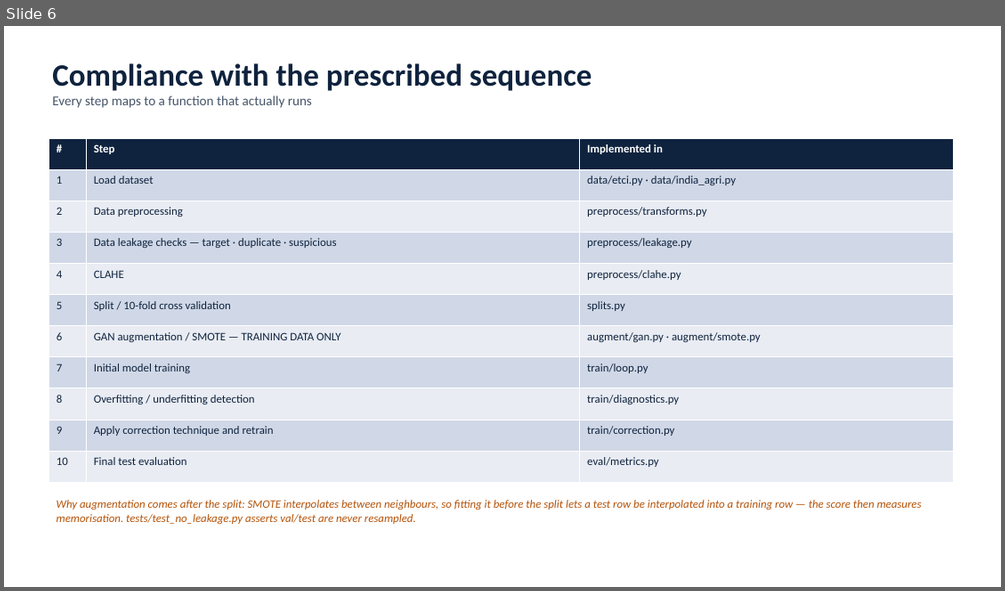
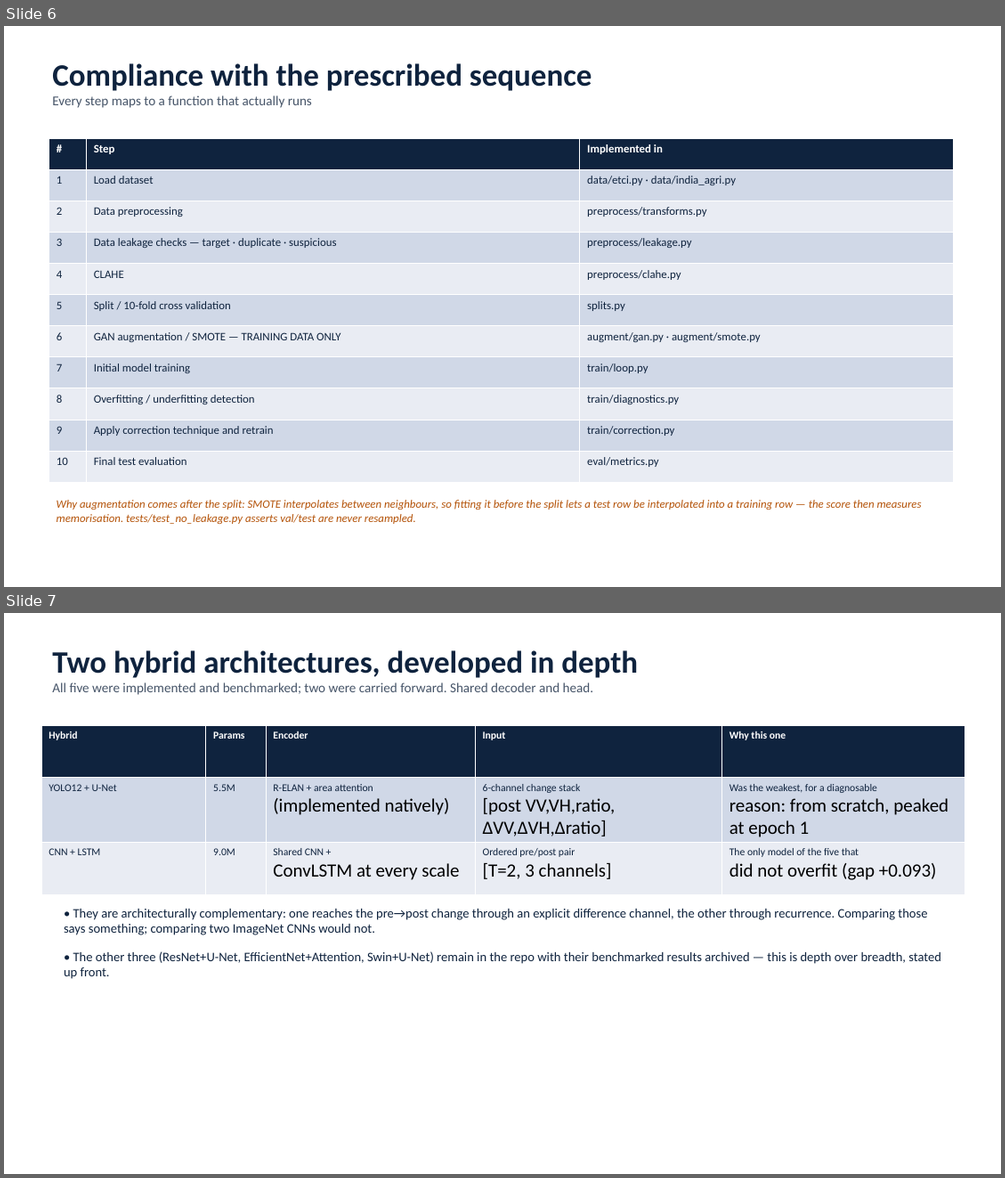
Before and after one commit to tejgokani/flood-crop-damage-ai, a slide deck: slides/Techathon_PS6.pptx. Shown one above the other, each under a label of ours: slide 6 before the commit, slides 6 and 7 after it. The pictures are 1005x591 and 1005x1178 pixels, drawn with LibreOffice and Linux fonts; fonts in the diff are those of the drawing. Boxes give left, top, right and bottom in pixels: in the first picture for what was removed or moved away, otherwise in the second. Text is boxed around its words. In the diff, an @@ line names an element or a change of style, - is before the commit and + after.

Commit message:
feat(report,slides): cross-validated results, merged across separately-run models
cv_report.load() now assembles from the per-model cv_<model>.json files, which are rewritten
after every fold. The two models do not cost the same per epoch -- CNN+LSTM runs at 146s/epoch
against YOLO12's 55s -- so matching their epoch budgets means running them with different
wall-clock caps, and a split run must be indistinguishable from a single one. It also means an
interrupted run still reports whatever completed.

Slide deck rebuilt around the cross-validated numbers, with a new slide making the central
point explicit: the problem was memorisation, not architecture, and the fix list deliberately
does not include 'train longer'.

```diff
--- a/slides/Techathon_PS6.pptx
+++ b/slides/Techathon_PS6.pptx
@@ slide 7 added at bbox=[4, 613, 1001, 1174], background #FFFFFF @@
@@ text added at bbox=[52, 650, 638, 695], 13 pt, text #475569 @@
+Two hybrid architectures, developed in depth
+All five were implemented and benchmarked; two were carried forward. Shared decoder and head.
@@ table added at bbox=[41, 725, 965, 884], 3 rows, 5 columns @@
+Hybrid | Params | Encoder | Input | Why this one
+YOLO12 + U-Net | 5.5M | R-ELAN + area attention / (implemented natively) | 6-channel change stack / [post VV,VH,ratio, ΔVV,ΔVH,Δratio] | Was the weakest, for a diagnosable / reason: from scratch, peaked at epoch 1
+CNN + LSTM | 9.0M | Shared CNN + / ConvLSTM at every scale | Ordered pre/post pair / [T=2, 3 channels] | The only model of the five that / did not overfit (gap +0.093)
@@ text added at bbox=[64, 908, 941, 979], 12.5 pt, text #0F233E @@
+• They are architecturally complementary: one reaches the pre→post change through an explicit difference channel, the other through recurrence. Comparing those says something; comparing two ImageNet CNNs would not.
+• The other three (ResNet+U-Net, EfficientNet+Attention, Swin+U-Net) remain in the repo with their benchmarked results archived — this is depth over breadth, stated up front.
```
Also in this commit, not shown: 2 slides changed, 4 other slides added, 2 slides removed, 3 other files.
